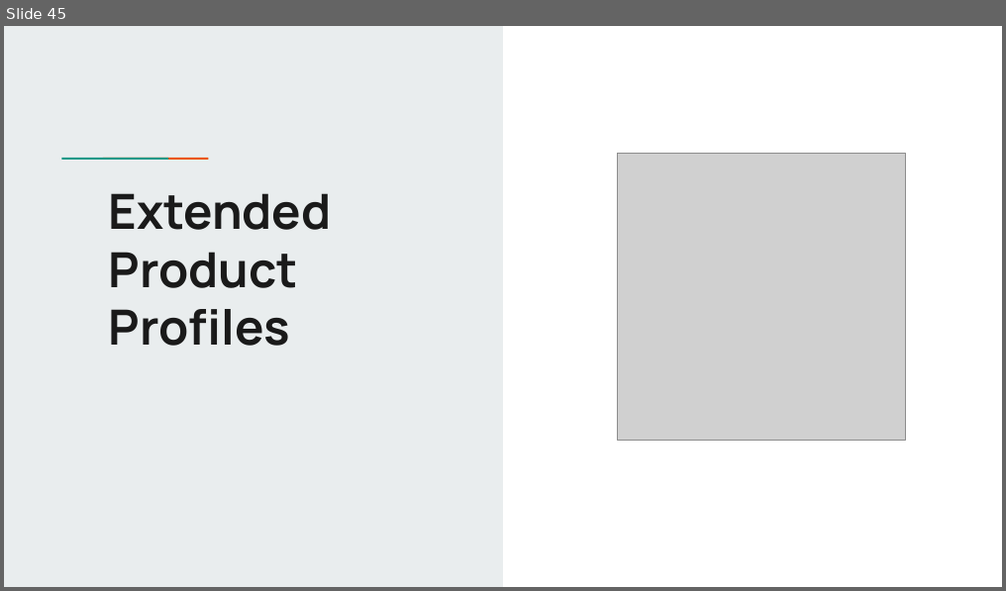
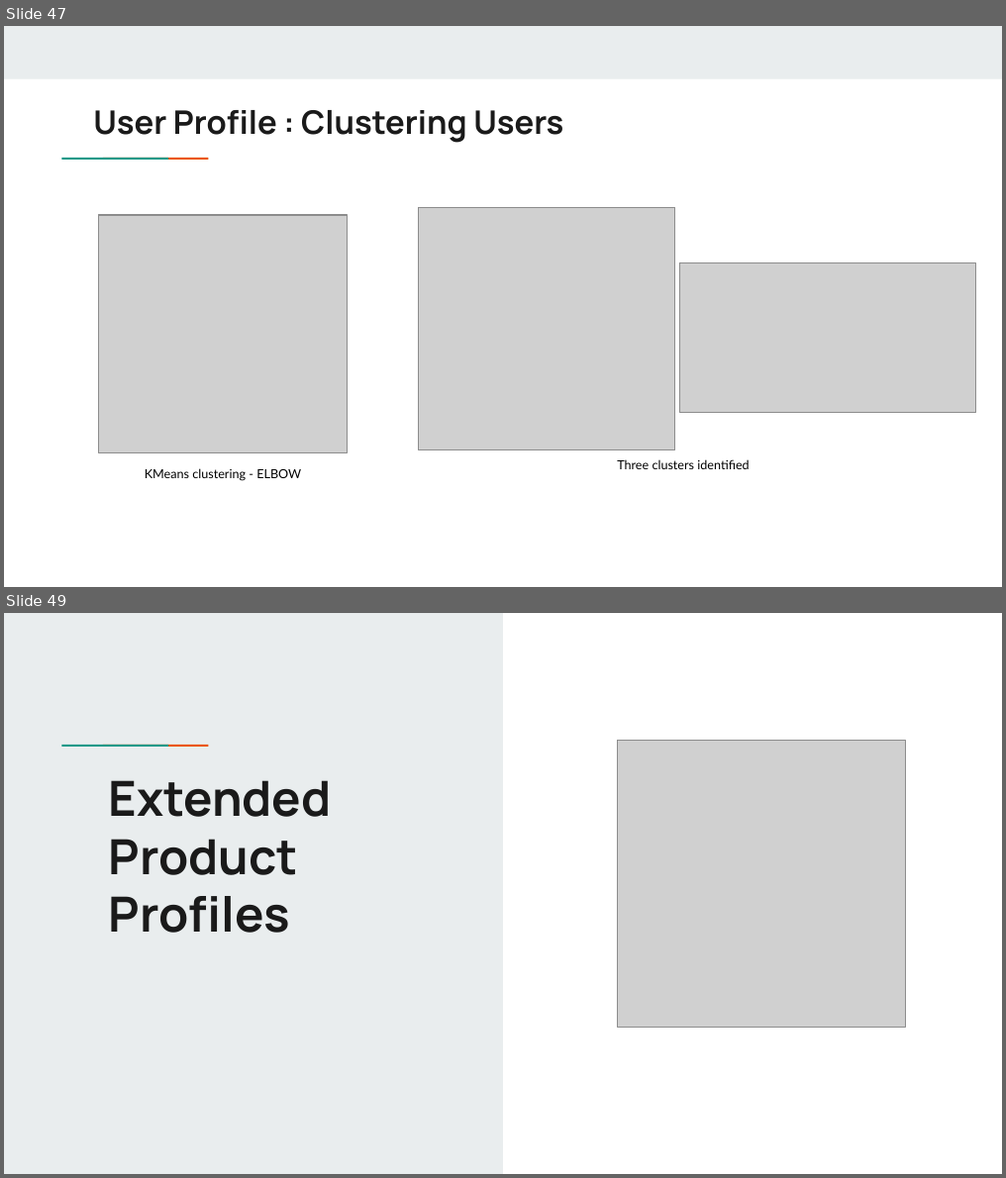
Before and after one commit to cmadusankahw/leve-4-research-hybrid-recommender-for-fixed-line-telco, a slide deck: documents/presentations/SLT project - Data Engineering Flow.pptx. Shown one above the other, each under a label of ours: slide 45 before the commit, slides 47 and 49 after it; the slides between them are not shown. The pictures are 1006x591 and 1006x1178 pixels, drawn with LibreOffice and Linux fonts; fonts in the diff are those of the drawing; grey boxes stand for pictures. Boxes give left, top, right and bottom in pixels: in the first picture for what was removed or moved away, otherwise in the second. Text is boxed around its words. In the diff, an @@ line names an element or a change of style, - is before the commit and + after.

Commit message:
fixed issues with clustering

```diff
--- a/documents/presentations/SLT project - Data Engineering Flow.pptx
+++ b/documents/presentations/SLT project - Data Engineering Flow.pptx
@@ slide 47 added at (4,26,1002,587), background #FFFFFF; not listed: 2 template elements that a slide beside it also shows @@
@@ rectangle added at (4,26,1002,78), fill #E9EDEE @@
@@ title added at (93,110,563,143), 23.4 pt, text #1A1A1A, bold @@
+User Profile : Clustering Users
@@ picture added at (98,215,348,452) @@
@@ picture added at (418,207,674,451) @@
@@ picture added at (679,264,976,413) @@
@@ text added at (145,469,301,481), 9 pt, text #000000 @@
+KMeans clustering - ELBOW
@@ text added at (617,460,748,470), 9 pt, text #000000 @@
+Three clusters identified
@@ what was slide 45 is now slide 49 @@
```
Also in this commit, not shown: 6 slides changed, 4 other slides added, 1 slide removed, 11 other files.
